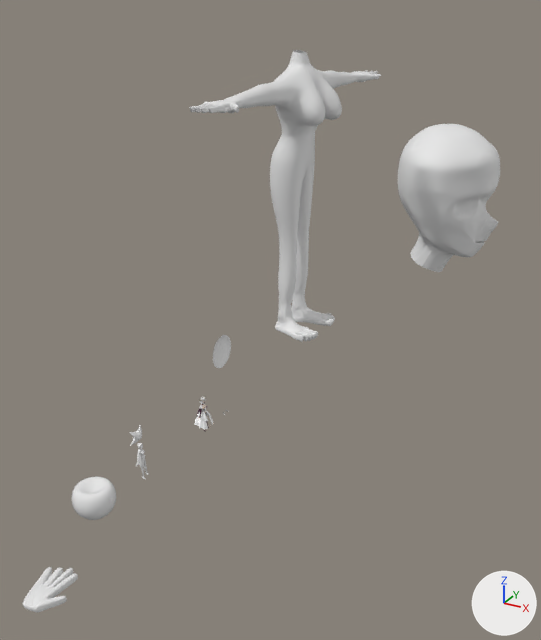
Two versions of the Blender file Utena.blend, one commit apart.
Rendered twice from a 50 mm lens placed at (20.0, -24.5, 22.1), pointed at (-0.8, 13.2, 3.2). Every picture has the same lights, and +X, +Y and +Z are marked at lower right.

The scene before the commit, as lines of its bpy script (objects in view):
```python
me_cube = bpy.data.meshes.new('Cube')
me_cube.from_pydata(...)  # 119 vertices, 234 faces; spans x -1.3..0.56, y -0.99..1.4, z -1.1..-0.67
me_cube.polygons.foreach_set('use_smooth', [True] * 234)
me_cube_003 = bpy.data.meshes.new('Cube.003')
me_cube_003.from_pydata(...)  # 457 vertices, 439 faces; spans x -6.56..2.68, y -4.77..0.0, z -1.48..11.73
me_cube_003.polygons.foreach_set('use_smooth', [True] * 439)
me_plane = bpy.data.meshes.new('Plane')
me_plane.from_pydata(...)  # 2755 vertices, 2929 faces; spans x -31.7..31.8, y -41.0..9.8, z -2.7..1.6
me_plane.polygons.foreach_set('use_smooth', [True] * 2929)
ob_cube_001 = bpy.data.objects.new('Cube.001', me_cube)
ob_cube_001.location = (2.28, -9.24, 1.95)
_m = ob_cube_001.modifiers.new('Subdivision', 'SUBSURF')
ob_cube_002 = bpy.data.objects.new('Cube.002', me_cube_003)
ob_cube_002.location = (4.33, 40.0, -0.01)
_m = ob_cube_002.modifiers.new('Mirror', 'MIRROR')
_m.use_axis = (False, True, False)
_m.use_clip = True
_m = ob_cube_002.modifiers.new('Subdivision', 'SUBSURF')
_m.levels = 0
ob_plane = bpy.data.objects.new('Plane', me_plane)
ob_plane.location = (-1.27, 19.51, 15.11)
ob_plane.rotation_euler = (1.559, 0.0, -4.668)  # degrees (89, 0, -267)
ob_plane.scale = (0.372, 0.37, 0.999)
_m = ob_plane.modifiers.new('Subdivision', 'SUBSURF')
_m.levels = 2
# also in view: 'Sphere' at (-0.6, -3.7, 0.8)
```
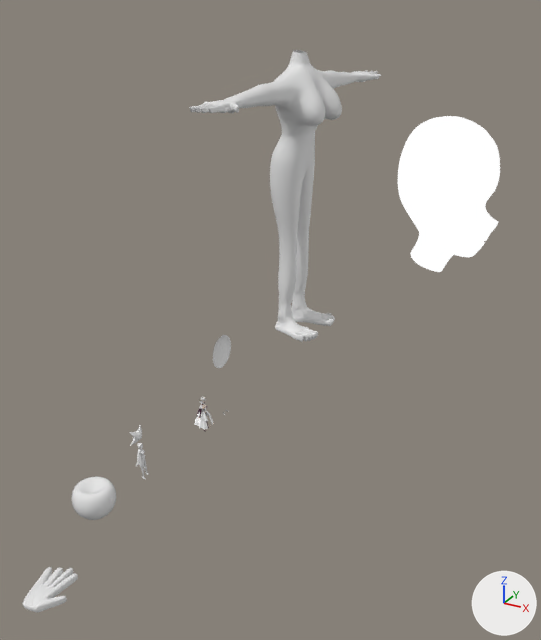
Changed parts and their boxes (x1, y1, x2, y2) in the pictures (541 x 640 px):
```json
{"object": "Cube.002", "change": "reshaped", "before": [398, 124, 500, 272], "after": [398, 116, 500, 272]}
{"part": 1, "of": "me_cube_003", "change": "built on", "before": [462, 212, 477, 222], "after": [462, 212, 477, 223]}
{"part": 2, "of": "me_cube_003", "change": "built on", "before": [402, 124, 500, 194], "after": [402, 116, 500, 194]}
{"part": 3, "of": "me_cube_003", "change": "recoloured", "before": [398, 154, 498, 272], "after": [398, 154, 498, 272], "on screen": "grey to white"}
```

Edits to the scene script, one JSON object a line:
```json
{"op": "add", "block": "mat_material_001", "code": ["mat_material_001 = bpy.data.materials.new('Material.001')", "# nodes: Mix, OutputMaterial, ValToRGB", "# colours: black #000000, white #ffffff, pink #bc99bb"]}
{"block": "me_cube_003", "where": "# used by ob_cube_002; location = (4.33, 40.0, -0.01)"}
{"op": "remove", "block": "me_cube_003", "code": "me_cube_003.from_pydata(...)  # 457 vertices, 439 faces; spans x -6.56..2.68, y -4.77..0.0, z -1.48..11.73"}
{"op": "add", "block": "me_cube_003", "code": "me_cube_003.from_pydata(...)  # 476 vertices, 464 faces; spans x -6.56..2.68, y -4.77..0.0, z -1.48..12.37"}
{"block": "me_cube_003", "change": "me_cube_003 part 1"}
{"block": "me_cube_003", "change": "10 faces are deleted"}
{"block": "me_cube_003", "change": "5 vertices are added at (0.57, -2.09, 4.45), (0.9, -1.49, 4.55), (0.78, -1.79, 4.44), (0.49, -2.26, 4.36), (0.43, -2.35, 4.43)"}
{"block": "me_cube_003", "change": "20 new faces join them"}
{"block": "me_cube_003", "change": "me_cube_003 part 2"}
{"block": "me_cube_003", "change": "8 faces are deleted"}
{"block": "me_cube_003", "change": "39 vertices in x -5.62..1.33, y -3.39..0.0, z 10.05..11.73 move by (0.0, 0.0, 0.64)"}
{"block": "me_cube_003", "change": "16 vertices in x -6.17..1.73, y -4.27..0.0, z 9.6..9.93 move by (0.0, 0.0, 0.32)"}
{"block": "me_cube_003", "change": "5 vertices move from x 1.84..2.0, y -1.01..-0.72, z 6.62..8.49 to x 1.84..2.0, y -0.93..-0.59, z 6.62..8.49"}
{"block": "me_cube_003", "change": "14 vertices are added at x 0.94..1.77, y -2.57..-1.25, z 6.86..7.58"}
{"block": "me_cube_003", "change": "23 new faces join them"}
{"block": "me_cube_003", "change": "me_cube_003 part 3: 421 faces spanning x -6.56..2.68, y -4.77..0.0, z -1.48..12.37 switch from no material to mat_material_001"}
```
